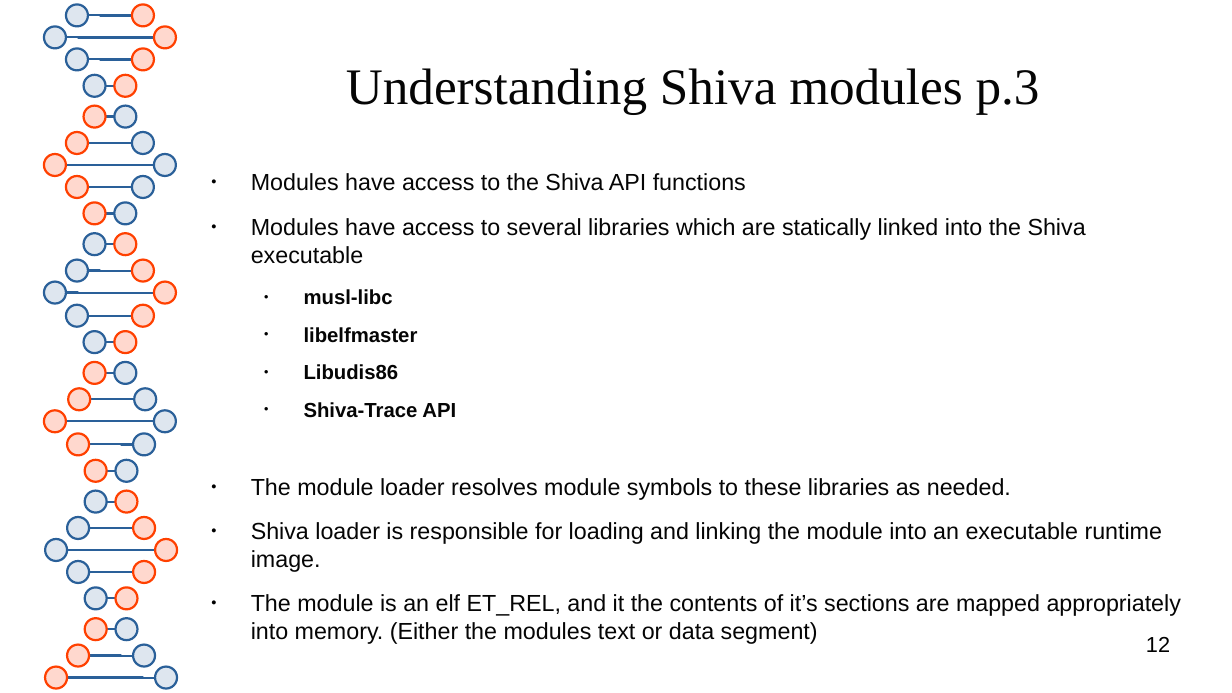
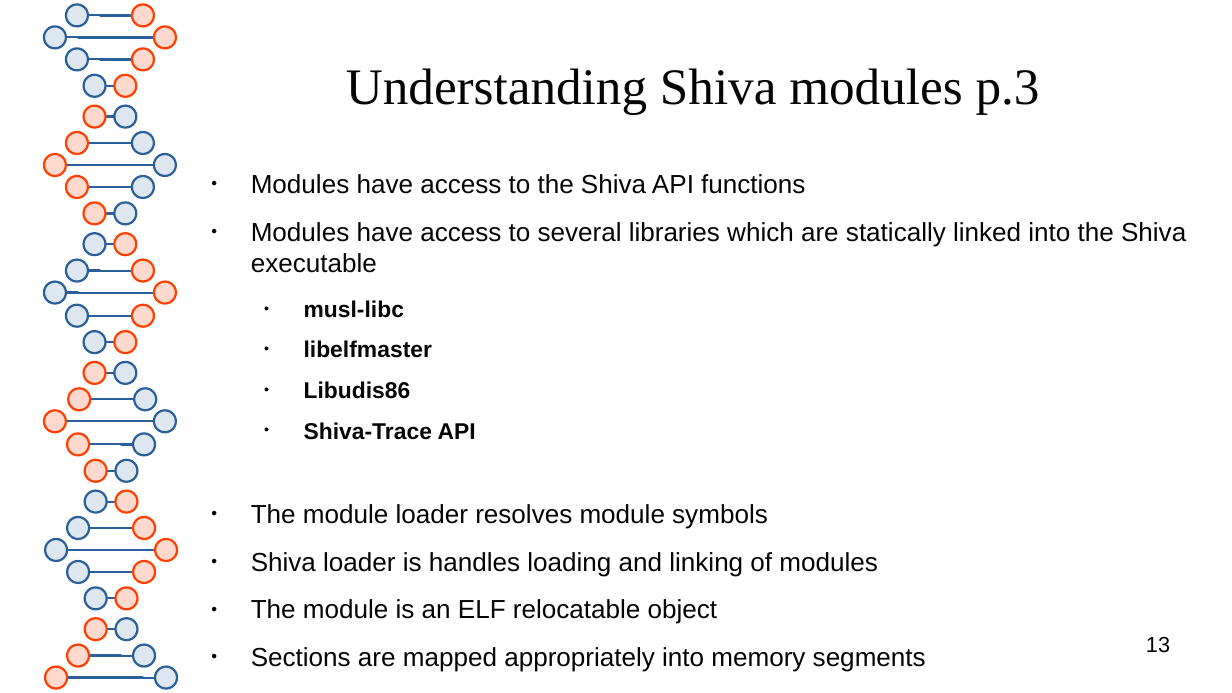
Before and after one commit to elfmaster/shiva, a slide deck: slide 13 of presentation/shiva_runtime.odp (slide 12 before the commit). Drawn at 1232x693 pixels with LibreOffice and Linux fonts; fonts in the diff are those of the drawing. Boxes give left, top, right and bottom in pixels: in the first picture for what was removed or moved away, otherwise in the second. Text is boxed around its words. In the diff, an @@ line names an element or a change of style, - is before the commit and + after.

Commit message:
updated shiva_runtime.odp presentation. 30 slides

```diff
--- a/presentation/shiva_runtime.odp
+++ b/presentation/shiva_runtime.odp
@@ text at box(251, 174, 1186, 440): size 15 to 16.8 pt in "Modules have access to the Shiva API ...", "Modules have access to several libraries which ..."; size 13.1 to 14.7 pt in "musl-libc", "libelfmaster", "Libudis86", "Shiva-Trace API" @@
@@ text at box(251, 504, 926, 672): text changed; size 15 to 16.8 pt @@
-● The module loader resolves module symbols to these libraries as needed.
-● Shiva loader is responsible for loading and linking the module into an executable runtime image.
-● The module is an elf ET_REL, and it the contents of it’s sections are mapped appropriately into memory. (Either the modules text or data segment)
+● The module loader resolves module symbols
+● Shiva loader is handles loading and linking of modules
+● The module is an ELF relocatable object
+● Sections are mapped appropriately into memory segments
@@ page number at box(1146, 637, 1170, 653): text changed @@
-12
+13
```
Also in this commit, not shown: 5 other slides changed, 8 slides added, 1 other file.
